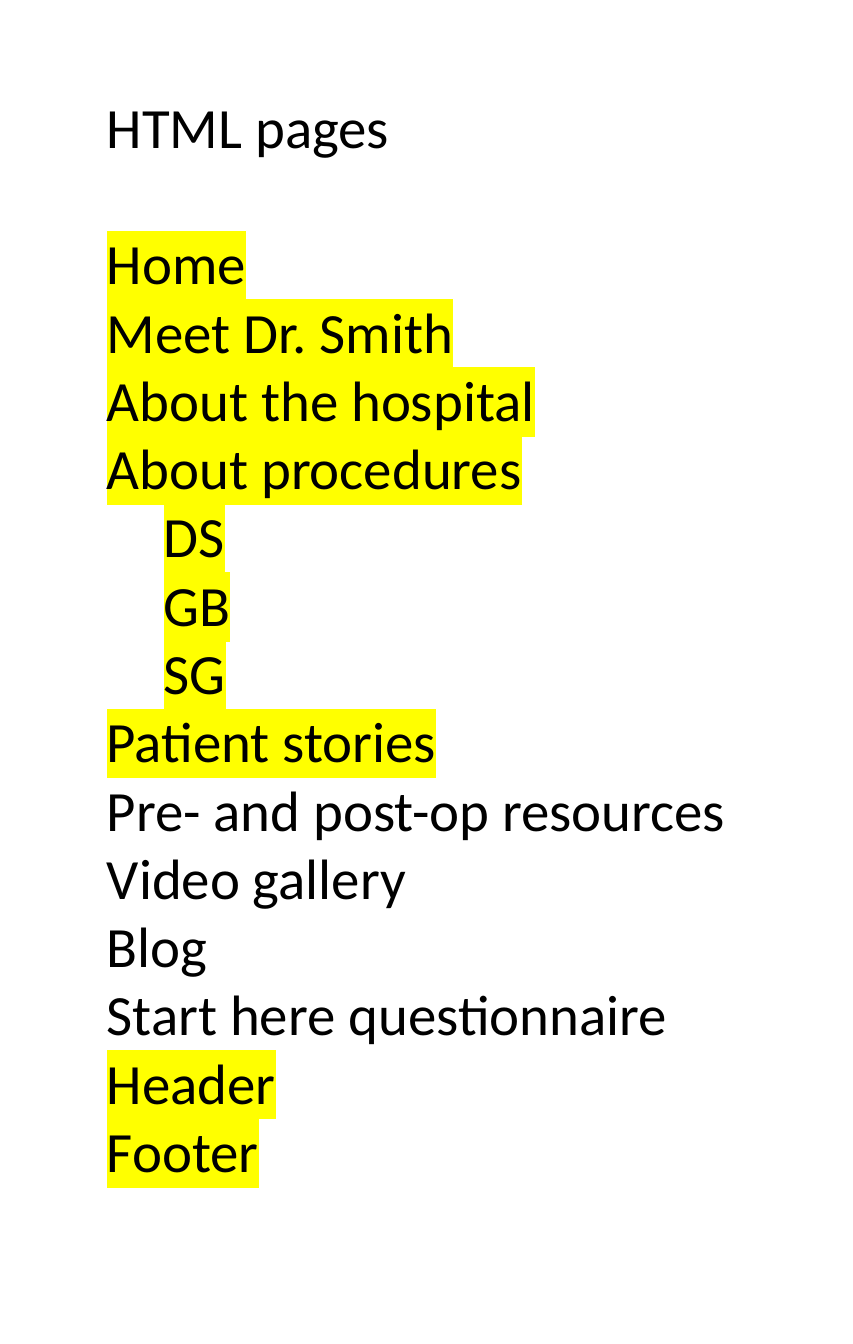
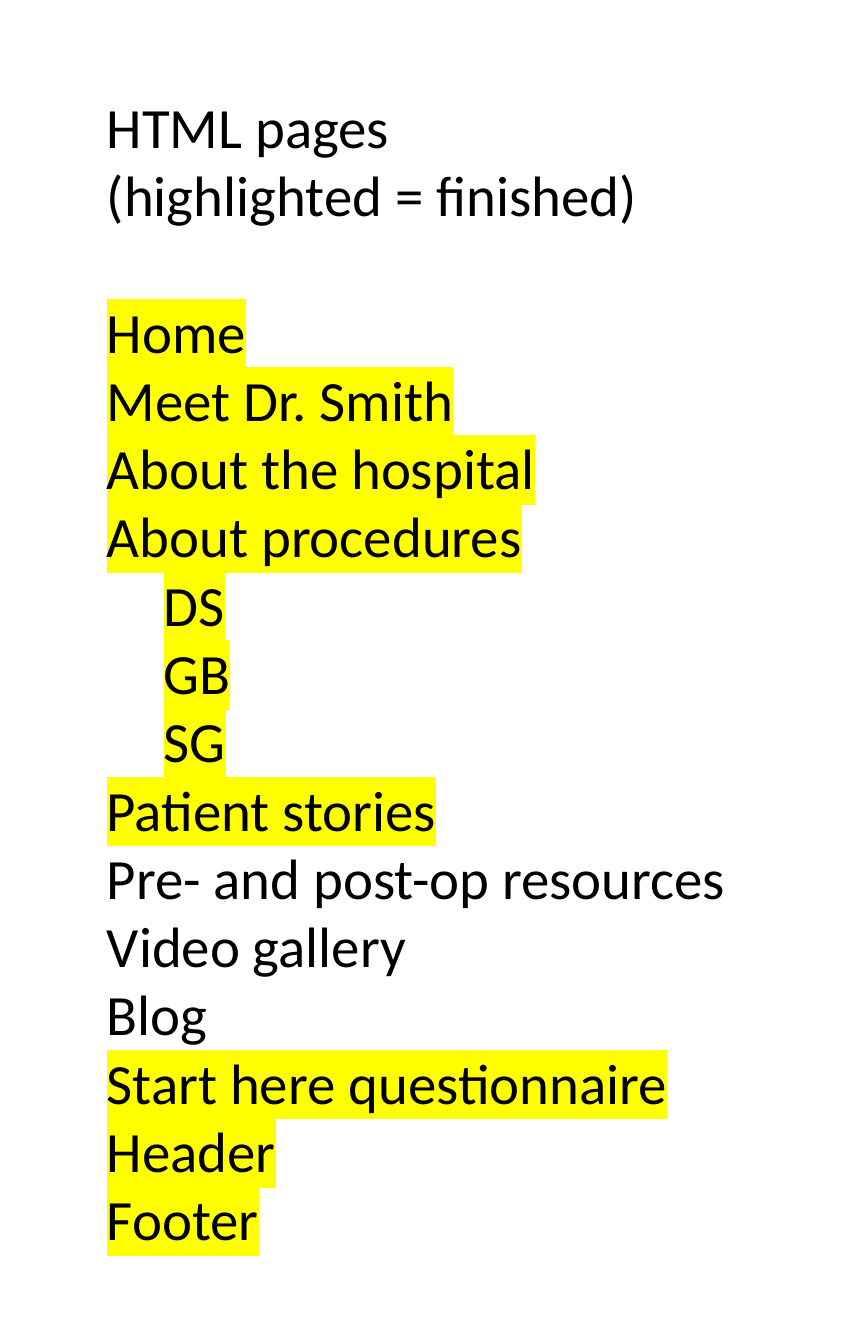
Before and after one commit to audcsm/aos-site, a slide deck: slide 2 of Website Design Tools.pptx. Drawn at 853x1344 pixels with LibreOffice and Linux fonts; fonts in the diff are those of the drawing. Boxes give left, top, right and bottom in pixels: in the first picture for what was removed or moved away, otherwise in the second. Text is boxed around its words. In the diff, an @@ line names an element or a change of style, - is before the commit and + after.

```diff
--- a/Website Design Tools.pptx
+++ b/Website Design Tools.pptx
@@ text at (x1=107, y1=174, x2=636, y2=226): paragraph added @@
+(highlighted = finished)
@@ text at (x1=107, y1=1064, x2=667, y2=1114): highlight none to #FFFF00 in "Start here questionnaire" @@
```
Also in this commit, not shown: 1 other slide changed, 5 other files.
